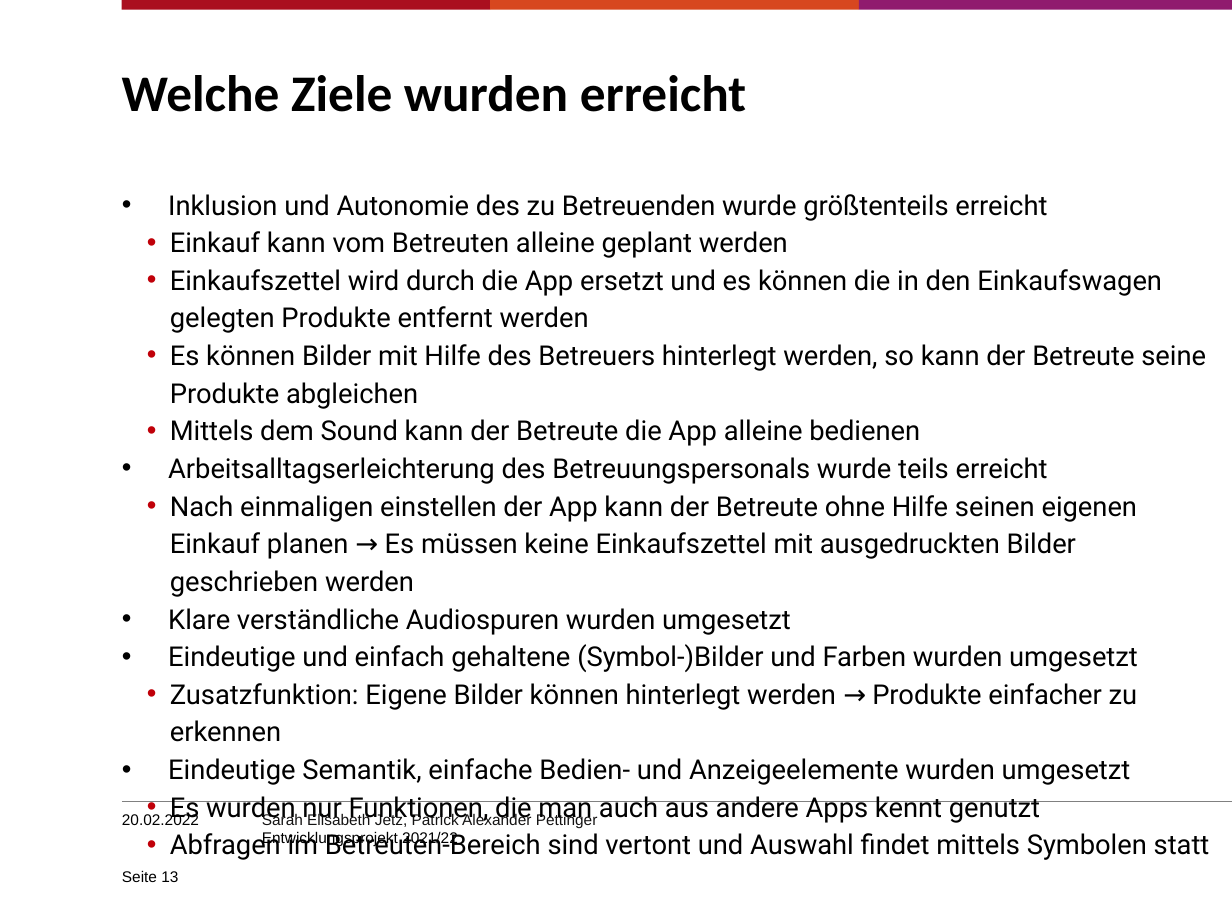
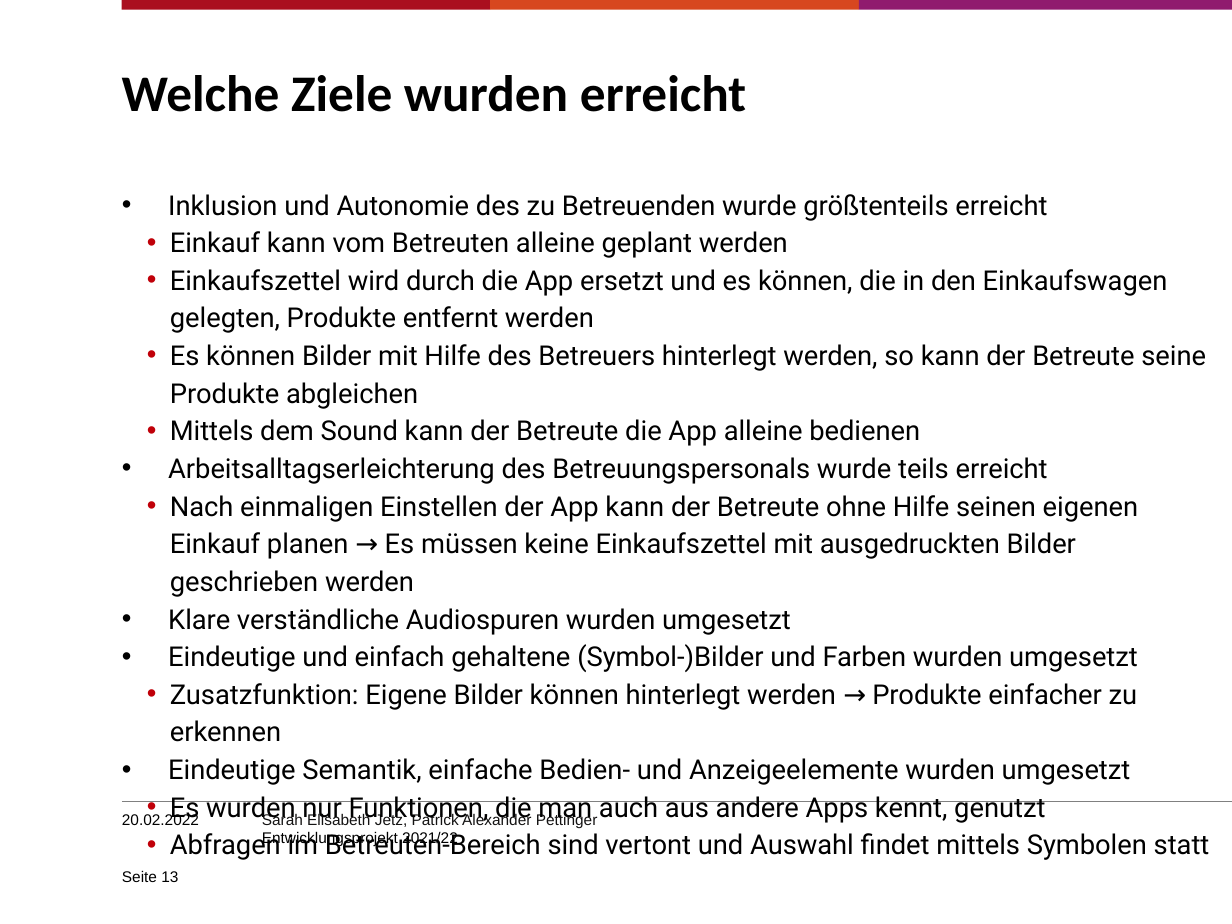
Before and after one commit to SJetz/EPWS2122JetzPettinger, a slide deck: slide 13 of Artefakte/Audit 4/Entwicklungsprojekt202122_PettingerJetz.pptx. Drawn at 1232x924 pixels with LibreOffice and Linux fonts; fonts in the diff are those of the drawing; background and template pictures are left out. Boxes give left, top, right and bottom in pixels: in the first picture for what was removed or moved away, otherwise in the second. Text is boxed around its words. In the diff, an @@ line names an element or a change of style, - is before the commit and + after.

```diff
--- a/Artefakte/Audit 4/Entwicklungsprojekt202122_PettingerJetz.pptx
+++ b/Artefakte/Audit 4/Entwicklungsprojekt202122_PettingerJetz.pptx
@@ text at <box>170,269,1168,333</box>: text changed @@
-  • Einkaufszettel wird durch die App ersetzt und es können die in den Einkaufswagen gelegten Produkte entfernt werden
+  • Einkaufszettel wird durch die App ersetzt und es können, die in den Einkaufswagen gelegten, Produkte entfernt werden
@@ text at <box>170,495,1139,597</box>: text changed @@
-  • Nach einmaligen einstellen der App kann der Betreute ohne Hilfe seinen eigenen Einkauf planen → Es müssen keine Einkaufszettel mit ausgedruckten Bilder geschrieben werden
+  • Nach einmaligen Einstellen der App kann der Betreute ohne Hilfe seinen eigenen Einkauf planen → Es müssen keine Einkaufszettel mit ausgedruckten Bilder geschrieben werden
@@ text at <box>170,796,1045,824</box>: text changed @@
-  • Es wurden nur Funktionen, die man auch aus andere Apps kennt genutzt
+  • Es wurden nur Funktionen, die man auch aus andere Apps kennt, genutzt
```
Also in this commit, not shown: 13 other slides changed.
